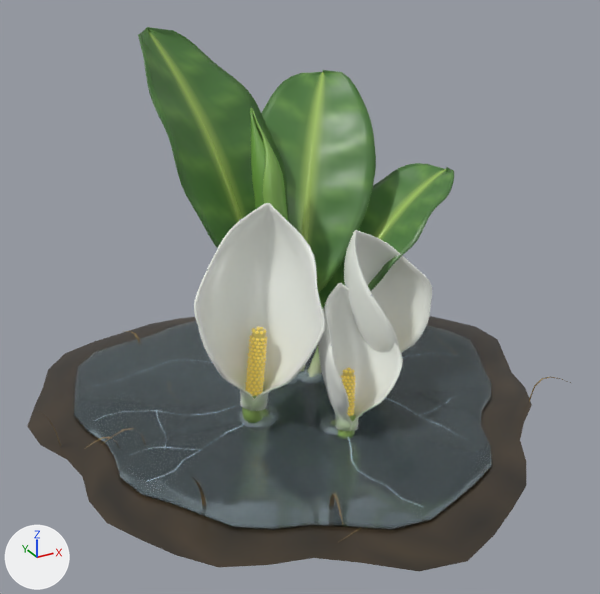
One commit to the glTF model render-output/f2-flowers/f2_ice_mizubasho/f2_ice_mizubasho.glb: the scene before it, then after it.
The view is the same before and after, from a camera (50 mm lens) standing at (-0.348, -0.614, 0.422) and looking at (-0.018, -0.014, 0.122). The lights are fixed; the arrows at lower left show +X, +Y and +Z. The older version comes first. Vertices at exactly the same position are counted once.

Objects in the first picture: 'f2_ice_mizubasho'.
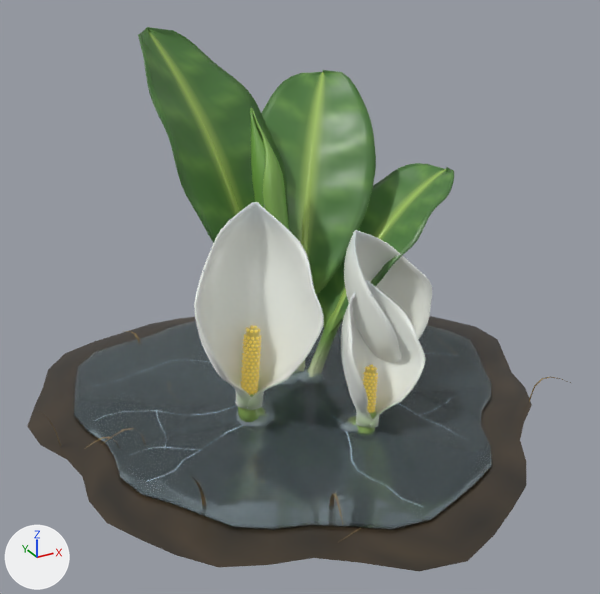
Diff of the bpy script that builds the scene:
```diff
--- a/render-output/f2-flowers/f2_ice_mizubasho/f2_ice_mizubasho.glb.py
+++ b/render-output/f2-flowers/f2_ice_mizubasho/f2_ice_mizubasho.glb.py
@@ me_f2_ice_mizubasho @@
 me_f2_ice_mizubasho.from_pydata(...)  # 14155 vertices, 24212 faces; spans x -0.255..0.255, y -0.252..0.252, z 0.0..0.342
 # used by ob_f2_ice_mizubasho; location = (0.0, 0.0, 0.0)
+# me_f2_ice_mizubasho part 1: the loose piece of 950 vertices spanning x -0.127..-0.016, y -0.082..0.02, z 0.029..0.206 is turned 8 degrees about the z axis through its middle, then moved by (-0.002, 0.004, 0.0)
+# me_f2_ice_mizubasho part 2: the loose piece of 950 vertices spanning x -0.031..0.042, y -0.102..-0.029, z 0.015..0.136 is turned -6 degrees about the z axis through its middle, then moved by (0.021, -0.006, 0.0)
+# me_f2_ice_mizubasho part 3: the loose piece of 183 vertices spanning x -0.076..-0.056, y -0.03..-0.013, z 0.037..0.103 is turned 8 degrees about the z axis through its middle, then moved by (-0.003, 0.004, 0.0)
+# me_f2_ice_mizubasho part 4: 3330 of 14155 vertices moved; they spanned x -0.106..0.041, y -0.089..0.011, z 0.003..0.196 and now span x -0.11..0.06, y -0.093..0.015, z 0.003..0.196; mean shift (0.008, 0.0, 0.0); largest move (-0.014, -0.052, 0.124) -> (0.008, -0.056, 0.124)
 me_f2_ice_mizubasho.materials.append(mat_mz_ice)
```

Location of each change, (x1, y1, x2, y2) in pixels of the pictures (600 x 594 px; the box of a moved part takes in the faces that stretch with it):
part 1 of me_f2_ice_mizubasho, moved or reshaped: before (196, 228, 325, 411); after (194, 227, 324, 410)
part 2 of me_f2_ice_mizubasho, moved or reshaped: before (318, 301, 403, 431); after (341, 299, 425, 428)
part 3 of me_f2_ice_mizubasho, moved or reshaped: before (248, 328, 266, 395); after (243, 327, 260, 394)
part 4 of me_f2_ice_mizubasho, moved or reshaped: before (207, 219, 356, 437); after (203, 219, 378, 434)
